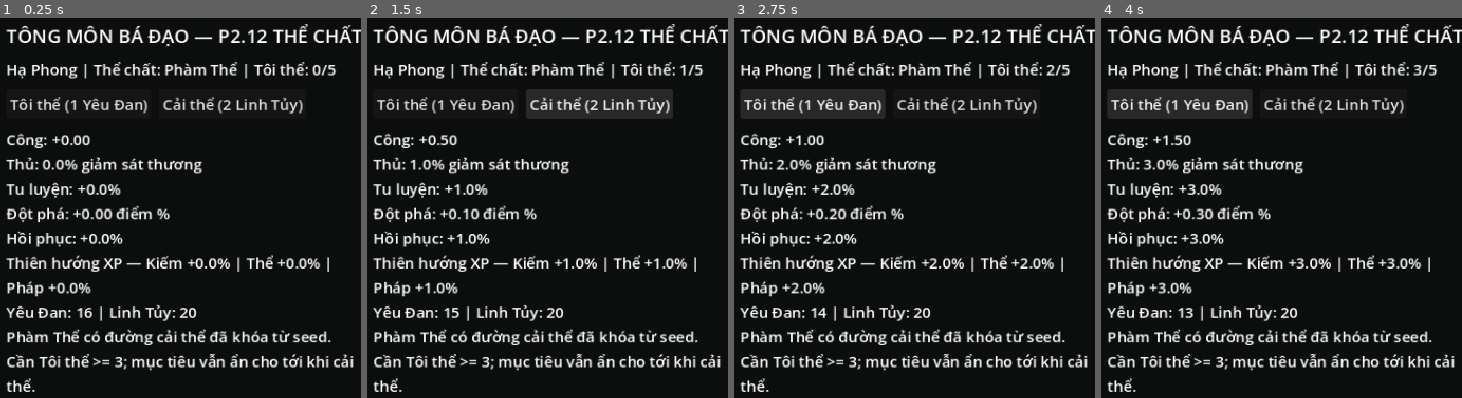
Above: before the commit, frames 1-4 (left to right).
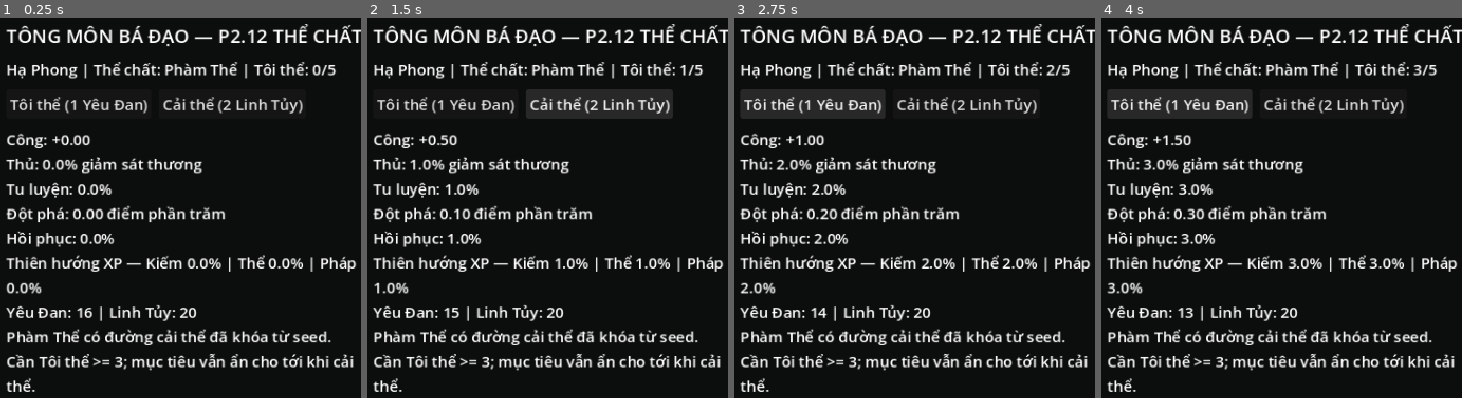
Above: after the commit, the same moments.

Repository: vuanhtuan161094-byte/TongMonBaDao
Game: Godot game, scene res://scenes/p2/p2_12_physique.tscn
Same seed, same stepped clock (60 frames per second), same inputs: the game is played once before the commit and once after it. This scene is started directly instead of the project's main scene.
Inputs:
- Up to frame 1 (0.25 s): no input
- Up to frame 2 (1.5 s): click "Tôi thể (1 Yêu Đan)" at 0.5 s; click "Cải thể (2 Linh Tủy)" at 1.25 s
- Up to frame 3 (2.75 s): click "Tôi thể (1 Yêu Đan)" at 2 s
- Up to frame 4 (4 s): click "Cải thể (2 Linh Tủy)" at 2.75 s; click "Tôi thể (1 Yêu Đan)" at 3.5 s

The runs differ from the first frame. In frame 1, 2.9% of the frame differs, in the area x 1-99%, y 43-74%; in frame 2, 2.8%; in frame 3, 2.9%; in frame 4, 2.9%.

Commit message:
Simplify P2.12 UI number formatting for runtime smoke

Diff:
--- a/godot/src/presentation/p2_12_physique.gd
+++ b/godot/src/presentation/p2_12_physique.gd
@@ -117,7 +117,7 @@
     elif bool(profile.get("transformed", false)):
         transform_text = "\nThể chất này được cải tạo từ Phàm Thể."
 
-    detail_label.text = "Công: +%.2f\nThủ: %.1f%% giảm sát thương\nTu luyện: %+.1f%%\nĐột phá: %+.2f điểm %%\nHồi phục: %+.1f%%\nThiên hướng XP — Kiếm %+.1f%% | Thể %+.1f%% | Pháp %+.1f%%\nYêu Đan: %d | Linh Tủy: %d%s" % [
+    detail_label.text = "Công: +%.2f\nThủ: %.1f%% giảm sát thương\nTu luyện: %.1f%%\nĐột phá: %.2f điểm phần trăm\nHồi phục: %.1f%%\nThiên hướng XP — Kiếm %.1f%% | Thể %.1f%% | Pháp %.1f%%\nYêu Đan: %d | Linh Tủy: %d%s" % [
         float(stats.get("attack_bonus", 0.0)),
         defense_pct,
         cultivation_pct,
